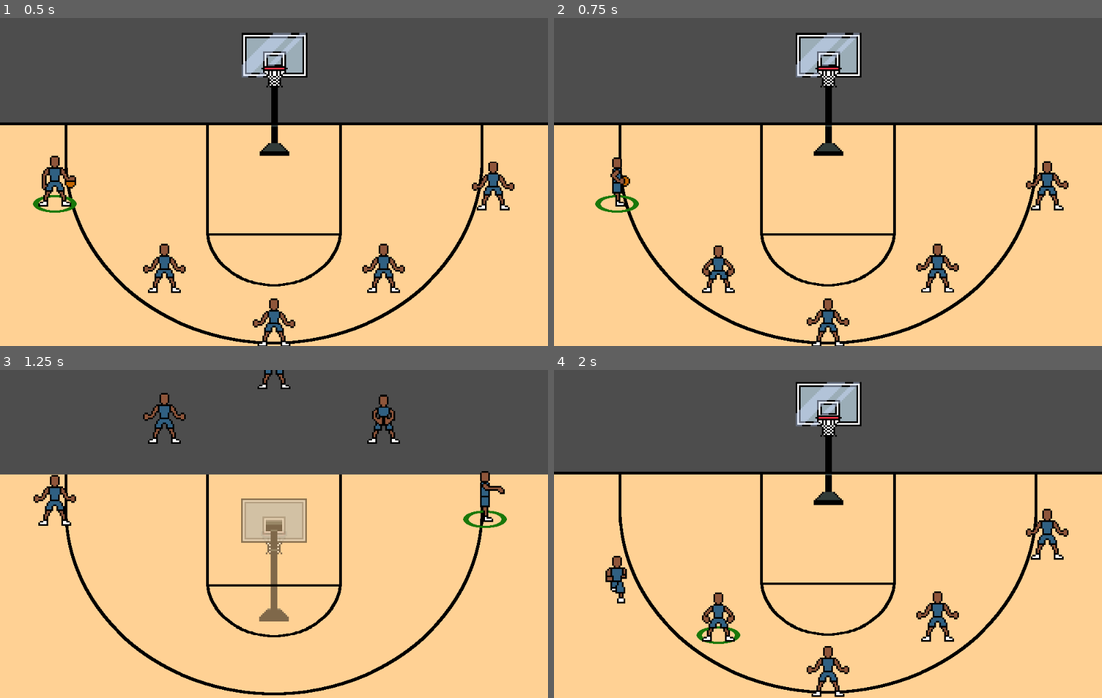
Above: before the commit, frames 1-4 (two rows, left to right).
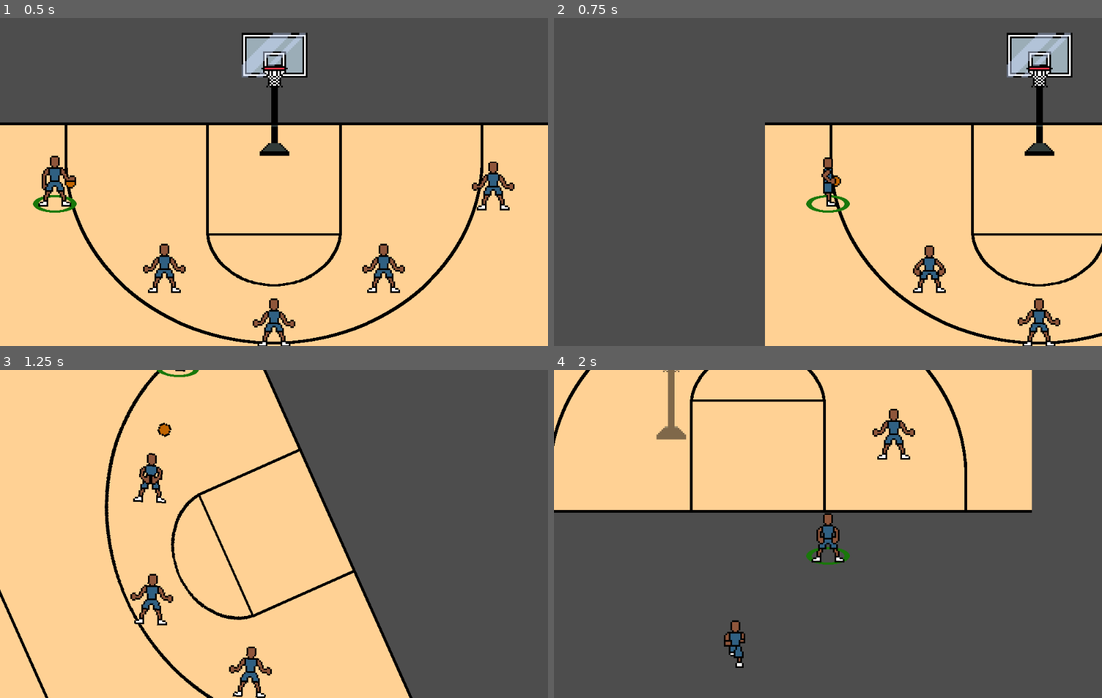
Above: after the commit, the same moments.

Repository: david8zhang/baller-quest-godot
Game: Godot game, scene res://scenes/Main.tscn
The game is run twice, just before and just after one commit, with the same random seed, the same clock (stepped at 60 frames per second) and the same inputs.
Inputs:
- Up to frame 1 (0.5 s): no input
- Up to frame 2 (0.75 s): hold Right (move_right) from 0.53 s (still down); tap Space (pass) at 0.6 s
- Up to frame 3 (1.25 s): keep holding Right (move_right); tap R (rotate_camera) at 0.8 s
- Up to frame 4 (2 s): release Right (move_right) at 1.28 s; hold Down (move_down) from 1.28 s (still down); tap R (rotate_camera) at 1.35 s; tap F (shoot_ball) at 1.55 s

Frame 1 is identical in both runs. In frame 2, 36% of the frame differs, in the area x 0-100%, y 4-100%; in frame 3, 48%; in frame 4, 87%, in the area x 0-100%, y 0-100%.

Commit message:
added layup logic, fix camera rotation

Diff:
--- a/prefab/Court.tscn
+++ b/prefab/Court.tscn
@@ -10,3 +10,4 @@
 z_index = -10
 position = Vector2(2.08165e-12, 2.08165e-12)
 texture = ExtResource("1_xqhbf")
+offset = Vector2(2.08165e-12, 500)
--- a/prefab/LayupState.gd
+++ b/prefab/LayupState.gd
@@ -1,8 +1,73 @@
 class_name LayupState
 extends State
 
+var layup_frame_timings = [
+	{
+		"frame_index": 0,
+		"sec_to_next_frame": 0.2,
+		"is_shoot": false
+	},
+	{
+		"frame_index": 1,
+		"sec_to_next_frame": 0.2,
+		"is_shoot": false
+	},
+	{
+		"frame_index": 2,
+		"sec_to_next_frame": 0.2,
+		"is_shoot": true
+	},
+	{
+		"frame_index": 3,
+		"sec_to_next_frame": 0.2,
+		"is_shoot": false
+	},
+	{
+		"frame_index": 4,
+		"sec_to_next_frame": 0.2,
+		"is_shoot": false
+	}
+]
+
 func enter(msg := {}):
 	var player = entity as Player
-	player.anim_sprite.stop()
-	player.anim_sprite.animation = "layup-front"
-	player.anim_sprite.frame = 0
+	anim_sprite.stop()
+	anim_sprite.animation = "layup-front"
+	anim_sprite.frame = 0
+	var hoop = player.hoop as Hoop
+	anim_sprite.z_index = hoop.z_index + 100
+
+	var on_jump_complete_callable = Callable(self, "on_jump_complete")
+	var on_jump_apex_callable = Callable(self, "on_jump_apex")
+	var landing_spot = Vector2(hoop.global_position.x, hoop.global_position.y + 100)
+	player.jump_toward(on_jump_complete_callable, on_jump_apex_callable, 1, landing_spot)
+	process_layup_frame_timings(0)
+
+func process_layup_frame_timings(timing_index: int):
+	if timing_index >= layup_frame_timings.size():
+		var player = entity as Player
+		player.set_gravity_scale(0)
+		return
+	var frame_timing = layup_frame_timings[timing_index]
+	anim_sprite.frame = frame_timing["frame_index"]
+
+	# Shoot the ball if it's the release frame
+	if frame_timing["is_shoot"]:
+		var player = entity as Player
+		var release_position = Vector2(player.global_position.x, player.global_position.y - 55)
+		player.shoot_ball(ShotMeter.SHOT_RESULT.MAKE, 1.0, release_position)
+
+	var timer = Timer.new()
+	timer.wait_time = frame_timing["sec_to_next_frame"]
+	timer.autostart = true
+	timer.one_shot = true
+	var callback = Callable(self, "process_layup_frame_timings").bind(timing_index + 1)
+	timer.timeout.connect(callback)
+	add_sibling(timer)
+
+func on_jump_apex():
+	pass
+
+func on_jump_complete():
+	var player = entity as Player
+	player._state_machine.transition_to("IdleState", {})
--- /dev/null
+++ b/scenes/Camera2D.gd
@@ -0,0 +1,6 @@
+extends Camera2D
+
+
+# Called every frame. 'delta' is the elapsed time since the previous frame.
+func _process(delta):
+	position = Vector2(0, 0)
--- a/scenes/Game.gd
+++ b/scenes/Game.gd
@@ -4,7 +4,7 @@
 @onready var court = $Court
 @onready var player_manager = $PlayerManager as PlayerManager
 @onready var hoop = $Hoop as Hoop
-@onready var camera_2d = $Camera2D
+@onready var camera = $Camera2D
 var is_flipped = false
 var is_rotating = false
 var cached_positions = {}
@@ -22,12 +22,13 @@
 		hoop.reparent(court)
 		var tween = create_tween()
 		var final_rotation_rad = deg_to_rad(court.rotation_degrees) + deg_to_rad(180)
-		tween.tween_property(court, "rotation", final_rotation_rad, 0.25)
+		tween.tween_property(court, "rotation", final_rotation_rad, 1.0)
 		tween.finished.connect(on_court_rotation_complete)
 
 
 func _unhandled_input(event):
 	if Input.is_action_just_released("rotate_camera"):
+		camera.reparent(self)
 		rotate_camera()
 
 
@@ -62,3 +63,4 @@
 	player_manager.reparent(self)
 	hoop.reparent(self)
 	hoop.show()
+	player_manager.reset_camera()
--- a/scenes/Main.tscn
+++ b/scenes/Main.tscn
@@ -1,8 +1,9 @@
-[gd_scene load_steps=7 format=3 uid="uid://dsr0v11ggewrq"]
+[gd_scene load_steps=8 format=3 uid="uid://dsr0v11ggewrq"]
 
 [ext_resource type="Script" path="res://scenes/Game.gd" id="1_bwo0o"]
 [ext_resource type="PackedScene" uid="uid://din6tp3j6rrfm" path="res://prefab/Player.tscn" id="1_rkvvu"]
 [ext_resource type="Script" path="res://scripts/PlayerManager.gd" id="1_xoi36"]
+[ext_resource type="Script" path="res://scenes/Camera2D.gd" id="2_2agi2"]
 [ext_resource type="PackedScene" uid="uid://bp4p74n22uoph" path="res://prefab/Hoop.tscn" id="3_4jcto"]
 [ext_resource type="PackedScene" uid="uid://bmvfbq5jqf42l" path="res://prefab/Court.tscn" id="4_mhnap"]
 
@@ -15,11 +16,9 @@
 script = ExtResource("1_bwo0o")
 
 [node name="Camera2D" type="Camera2D" parent="."]
-limit_left = -500
-limit_top = -300
-limit_right = 500
-limit_bottom = 1110
 limit_smoothed = true
+editor_draw_limits = true
+script = ExtResource("2_2agi2")
 
 [node name="PlayerManager" type="Node2D" parent="."]
 y_sort_enabled = true
@@ -38,4 +37,4 @@
 one_way_collision = true
 
 [node name="Court" parent="." instance=ExtResource("4_mhnap")]
-position = Vector2(2.08165e-12, 500)
+position = Vector2(2.08165e-12, 2.08165e-12)
--- a/scripts/Ball.gd
+++ b/scripts/Ball.gd
@@ -39,13 +39,6 @@
 
 
 func _physics_process(delta):
-	screen_size = get_viewport_rect().size
-	var right_bound = screen_size.x / 2
-	var left_bound = -screen_size.x / 2
-	var lower_bound = screen_size.y / 2
-	if position.x > right_bound || position.x < left_bound || position.y > lower_bound:
-		queue_free()
-
 	if self.linear_velocity.y < 0:
 		disable_ground_collider()
 		disable_rim_collider()
--- a/scripts/Player.gd
+++ b/scripts/Player.gd
@@ -53,16 +53,16 @@
 
 func is_within_layup_range():
 	var dist_to_hoop = global_position.distance_to(hoop.global_position)
-	return dist_to_hoop <= 50
+	return dist_to_hoop <= 250
 
 
 func handle_input(input: InputEvent):
 	if is_selected() and has_ball:
 		if Input.is_action_pressed("shoot_ball"):
 			if is_within_layup_range():
+				_state_machine.transition_to("LayupState", {})
+			else:
 				_state_machine.transition_to("ShootState", {})
-			else:
-				_state_machine.transition_to("LayupState", {})
 		if Input.is_action_just_pressed("pass"):
 			if pass_target != null:
 				_state_machine.transition_to("PassState", {})
@@ -84,6 +84,7 @@
 func on_completed_pass():
 	can_gain_possession = true
 	_state_machine.transition_to("IdleState", {})
+	player_manager.reset_camera()
 
 
 func handle_ball_collision(ball: Ball):
@@ -96,22 +97,22 @@
 		_state_machine.transition_to("IdleState", {})
 
 
-func shoot_ball(shot_result: ShotMeter.SHOT_RESULT):
+func shoot_ball(shot_result: ShotMeter.SHOT_RESULT, arc_duration: float = 1.5, start_position: Vector2 = Vector2(self.position.x, self.position.y - 100)):
 	has_ball = false
 	var ball = ball_scene.instantiate() as Ball
-	ball.position = Vector2(self.position.x, self.position.y - 100)
+	ball.position = start_position
 	add_sibling(ball)
 	ball.disable_player_detector()
 	ball.shot_status = shot_result
 	if shot_result == ShotMeter.SHOT_RESULT.MAKE:
-		print("MAKE!")
-		create_arc(ball, Vector2(hoop.position.x, hoop.position.y - 50), 1.5)
+		var y_diff = hoop.net.global_position.y - ball.global_position.y
+		create_arc(ball, Vector2(hoop.position.x, hoop.net.global_position.y), arc_duration)
 	else:
 		print("MISS!")
 		var x_target_miss_left = randi_range(hoop.position.x - 15, hoop.position.x - 10)
 		var x_target_miss_right = randi_range(hoop.position.x + 10, hoop.position.x + 15)
 		var x_target = x_target_miss_left if randi_range(0, 1) == 0 else x_target_miss_right
-		create_arc(ball, Vector2(x_target, hoop.global_position.y - 10), 1.5)
+		create_arc(ball, Vector2(x_target, hoop.global_position.y - 10), arc_duration)
 
 	# Create timer to reset shot meter
 	var timer := Timer.new()
@@ -133,6 +134,8 @@
 	ball.z_index = hoop.net.z_index + 1
 	var velocity_x = (dest_position.x - ball.global_position.x) / duration_sec
 	var velocity_y = (dest_position.y - ball.global_position.y - 490 * pow(duration_sec, 2)) / duration_sec
+	print(velocity_x)
+	print(velocity_y)
 	ball.linear_velocity = Vector2(velocity_x, velocity_y)
 
 	# Do stuff when ball has reached peak of its arc
@@ -176,6 +179,28 @@
 	add_child(jump_complete_timer)
 
 
+func jump_toward(custom_jump_complete_cb: Callable, jump_apex_cb: Callable, duration_sec: float, dest_position: Vector2):
+	self.set_gravity_scale(1)
+	var velocity_x = (dest_position.x - self.global_position.x) / duration_sec
+	var velocity_y = (dest_position.y - self.global_position.y - 490 * pow(duration_sec, 2)) / duration_sec
+	self.linear_velocity = Vector2(velocity_x, velocity_y)
+	var jump_peak_timer = Timer.new()
+
+	jump_peak_timer.wait_time = duration_sec / 2
+	jump_peak_timer.one_shot = true
+	jump_peak_timer.autostart = true
+	jump_peak_timer.connect("timeout", jump_apex_cb)
+	add_child(jump_peak_timer)
+
+	var jump_complete_timer = Timer.new()
+	jump_complete_timer.wait_time = duration_sec
+	jump_complete_timer.one_shot = true
+	jump_complete_timer.autostart = true
+	var jump_complete_cb = Callable(self, "on_jump_complete").bind(custom_jump_complete_cb)
+	jump_complete_timer.connect("timeout", jump_complete_cb)
+	add_child(jump_complete_timer)
+
+
 func on_jump_complete(custom_jump_complete_cb: Callable):
 	self.set_gravity_scale(0)
 	self.linear_velocity = Vector2(0, 0)
@@ -194,6 +219,7 @@
 
 func select():
 	player_manager.camera.reparent(self)
+	player_manager.camera.position = Vector2(0, 0)
 	highlight.visible = true
 
 
--- a/scripts/PlayerManager.gd
+++ b/scripts/PlayerManager.gd
@@ -55,3 +55,9 @@
 func hide_players():
 	for p in players:
 		p.hide()
+
+
+func reset_camera():
+	camera.reparent(selected_player)
+	camera.position = Vector2(0, 0)
+	camera.align()
